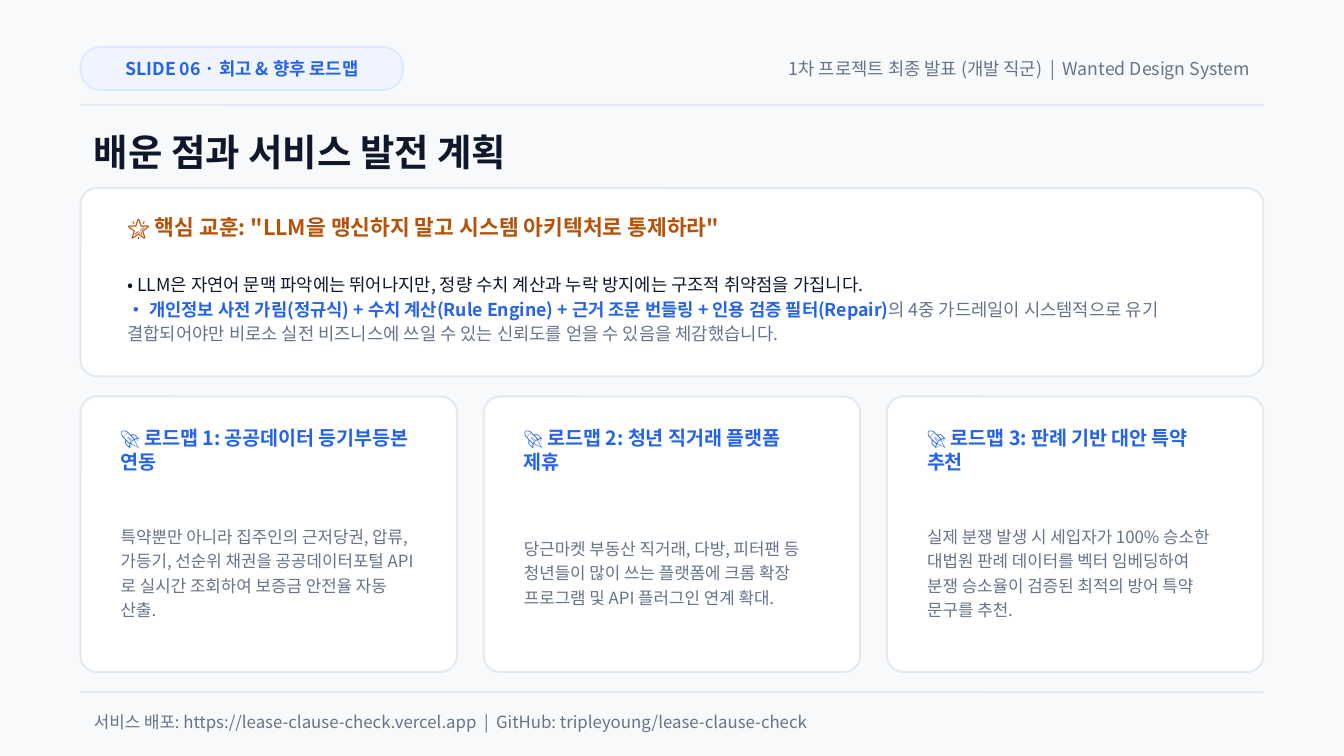
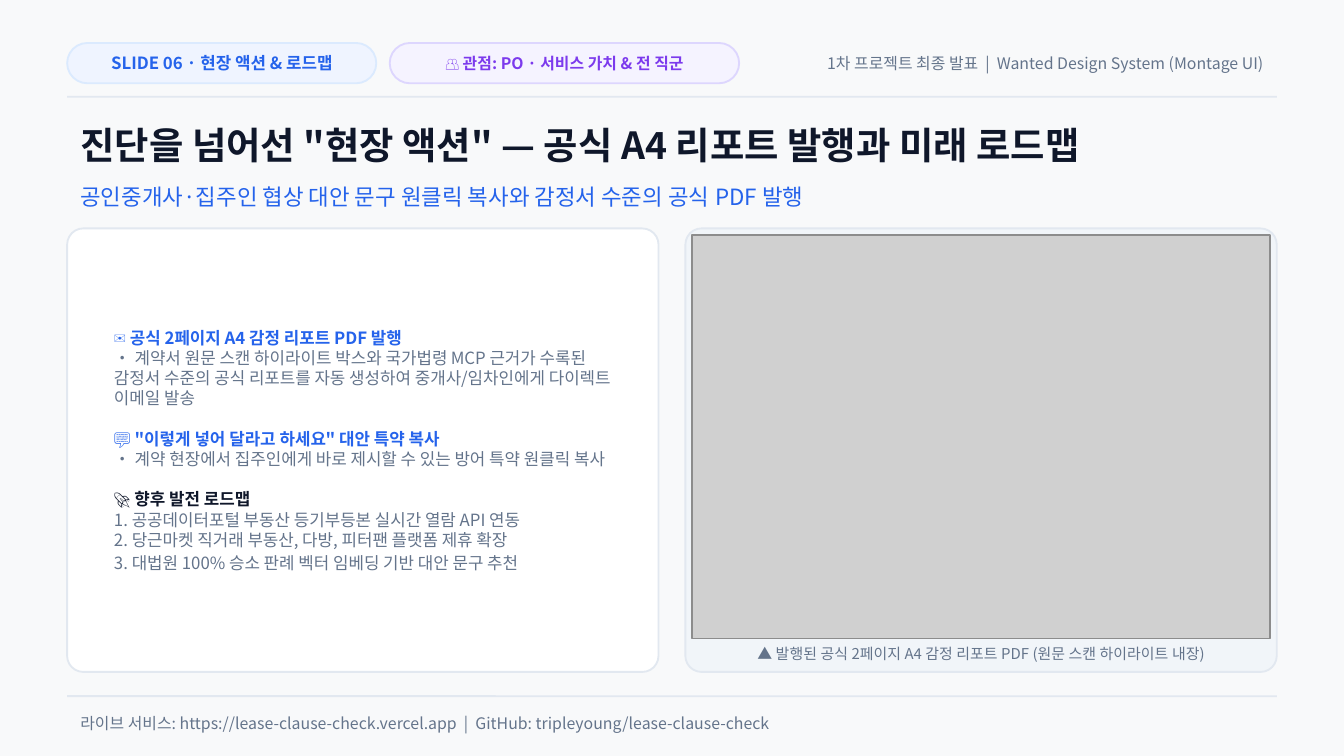
Before and after one commit to tripleyoung/lease-clause-check, a slide deck: slide 6 of submission/01_발표자료_계약서특약점검기.pptx. Drawn at 1344x756 pixels with LibreOffice and Linux fonts; fonts in the diff are those of the drawing; grey boxes stand for pictures. Boxes give left, top, right and bottom in pixels: in the first picture for what was removed or moved away, otherwise in the second. Text is boxed around its words. In the diff, an @@ line names an element or a change of style, - is before the commit and + after.

Commit message:
feat(presentation): PO·디자인·개발 전 직군 대중 청중 맞춤 실물 스크린샷 및 직군별 가치 제안 반영

```diff
--- a/submission/01_발표자료_계약서특약점검기.pptx
+++ b/submission/01_발표자료_계약서특약점검기.pptx
@@ rounded rectangle: place and size @@
-rounded rectangle at (81,47,403,90)
+rounded rectangle at (67,43,376,83)
@@ rounded rectangle at (67,43,376,83): proportions changed @@
@@ text at (111,55,332,71): text changed; size 9.5 to 9 pt @@
-SLIDE 06 · 회고 & 향후 로드맵
+SLIDE 06 · 현장 액션 & 로드맵
@@ rounded rectangle added at (390,43,739,83), fill #F5F3FF, outline #DDD6FE 1 pt @@
@@ text added at (463,55,683,71), 8.5 pt, text #7C3AED, bold @@
+👥 관점: PO · 서비스 가치 & 전 직군
@@ text at (827,56,1263,73): text changed; size 9.5 to 8.5 pt @@
-1차 프로젝트 최종 발표 (개발 직군) | Wanted Design System
+1차 프로젝트 최종 발표 | Wanted Design System (Montage UI)
@@ line moved from (81, 105) - (1263, 105) to (67, 97) - (1277, 97) @@
@@ text at (80,127,1079,163): text changed; size 11.5 to 20 pt; text colour #B45309 to #0F172A @@
-🌟 핵심 교훈: "LLM을 맹신하지 말고 시스템 아키텍처로 통제하라"
+진단을 넘어선 "현장 액션" — 공식 A4 리포트 발행과 미래 로드맵
@@ text removed at (94,134,506,170) @@
-배운 점과 서비스 발전 계획
@@ text at (80,186,803,207): text changed; size 9.5 to 12 pt @@
-• LLM은 자연어 문맥 파악에는 뛰어나지만, 정량 수치 계산과 누락 방지에는 구조적 취약점을 가집니다.
-• 개인정보 사전 가림(정규식) + 수치 계산(Rule Engine) + 근거 조문 번들링 + 인용 검증 필터(Repair)의 4중 가드레일이 시스템적으로 유기 결합되어야만 비로소 실전 비즈니스에 쓰일 수 있는 신뢰도를 얻을 수 있음을 체감했습니다.
+공인중개사·집주인 협상 대안 문구 원클릭 복사와 감정서 수준의 공식 PDF 발행
@@ rounded rectangle removed at (81,188,1263,376) @@
@@ rounded rectangle at (67,228,659,672): proportions changed @@
@@ rounded rectangle: place and size @@
-rounded rectangle at (81,396,457,672)
+rounded rectangle at (67,228,659,672)
@@ rounded rectangle added at (685,228,1277,672), fill #F1F5F9, outline #E2E8F0 1 pt @@
@@ picture added at (692,235,1270,638) @@
@@ text at (114,330,611,571): text changed; size 10.5 to 9 pt; text colour #2563EB to #64748B; bold off @@
-🚀 로드맵 1: 공공데이터 등기부등본 연동
+✉️ 공식 2페이지 A4 감정 리포트 PDF 발행
+• 계약서 원문 스캔 하이라이트 박스와 국가법령 MCP 근거가 수록된 감정서 수준의 공식 리포트를 자동 생성하여 중개사/임차인에게 다이렉트 이메일 발송
+💬 "이렇게 넣어 달라고 하세요" 대안 특약 복사
+• 계약 현장에서 집주인에게 바로 제시할 수 있는 방어 특약 원클릭 복사
+🚀 향후 발전 로드맵
+1. 공공데이터포털 부동산 등기부등본 실시간 열람 API 연동
+2. 당근마켓 직거래 부동산, 다방, 피터팬 플랫폼 제휴 확장
+3. 대법원 100% 승소 판례 벡터 임베딩 기반 대안 문구 추천
@@ rounded rectangle removed at (484,396,860,672) @@
@@ rounded rectangle removed at (887,396,1263,672) @@
@@ text removed at (524,428,781,471) @@
-🚀 로드맵 2: 청년 직거래 플랫폼 제휴
@@ text removed at (927,428,1188,471) @@
-🚀 로드맵 3: 판례 기반 대안 특약 추천
@@ text removed at (121,529,408,617) @@
-특약뿐만 아니라 집주인의 근저당권, 압류, 가등기, 선순위 채권을 공공데이터포털 API로 실시간 조회하여 보증금 안전율 자동 산출.
@@ text removed at (927,529,1209,618) @@
-실제 분쟁 발생 시 세입자가 100% 승소한 대법원 판례 데이터를 벡터 임베딩하여 분쟁 승소율이 검증된 최적의 방어 특약 문구를 추천.
@@ text removed at (524,541,799,606) @@
-당근마켓 부동산 직거래, 다방, 피터팬 등 청년들이 많이 쓰는 플랫폼에 크롬 확장 프로그램 및 API 플러그인 연계 확대.
@@ text added at (776,646,1205,662), 8 pt, text #64748B @@
+▲ 발행된 공식 2페이지 A4 감정 리포트 PDF (원문 스캔 하이라이트 내장)
@@ line moved from (81, 692) - (1263, 692) to (67, 696) - (1277, 696) @@
@@ text at (80,716,770,733): text changed; size 9 to 8.5 pt @@
-서비스 배포: https://lease-clause-check.vercel.app | GitHub: tripleyoung/lease-clause-check
+라이브 서비스: https://lease-clause-check.vercel.app | GitHub: tripleyoung/lease-clause-check
```
Also in this commit, not shown: 3 other slides changed, 2 slides added, 2 slides removed, 10 other files.
